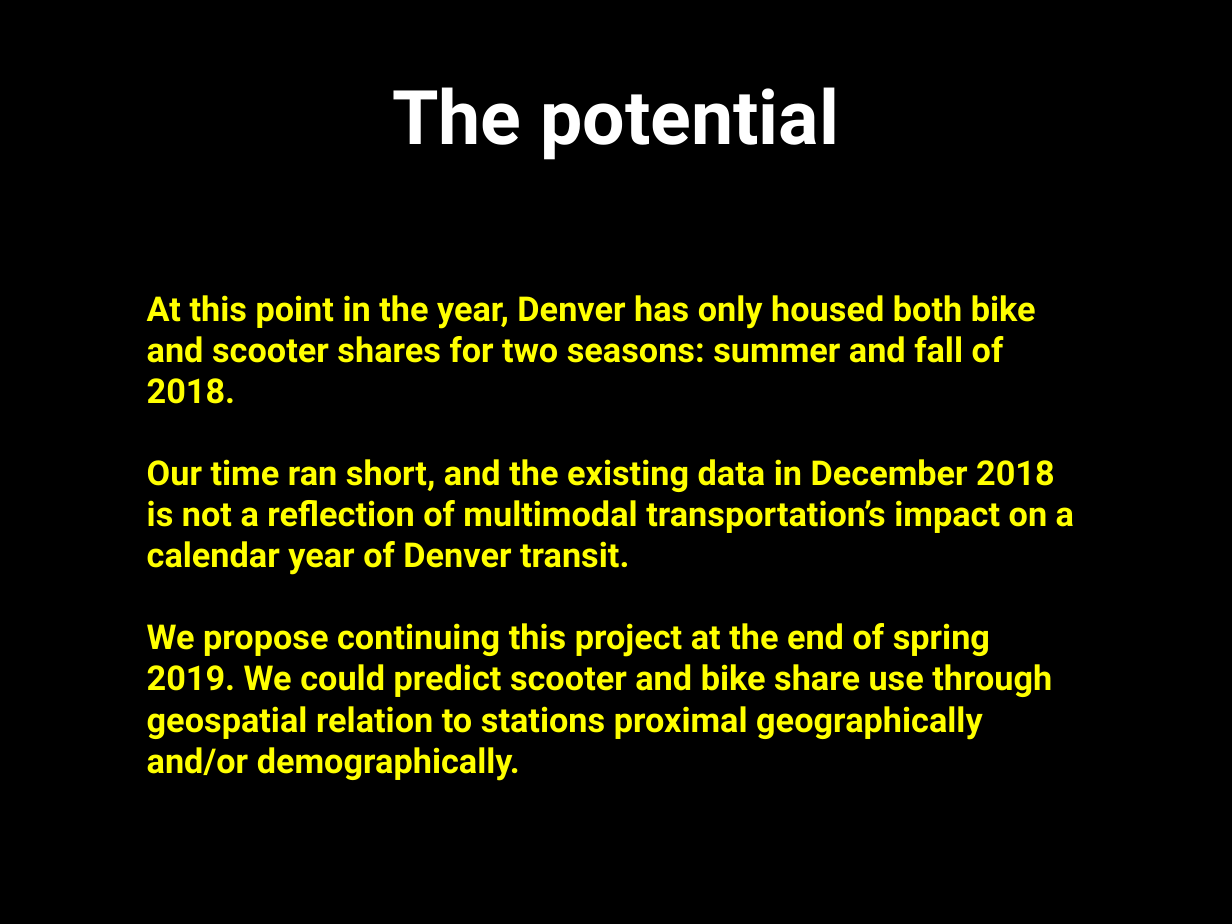
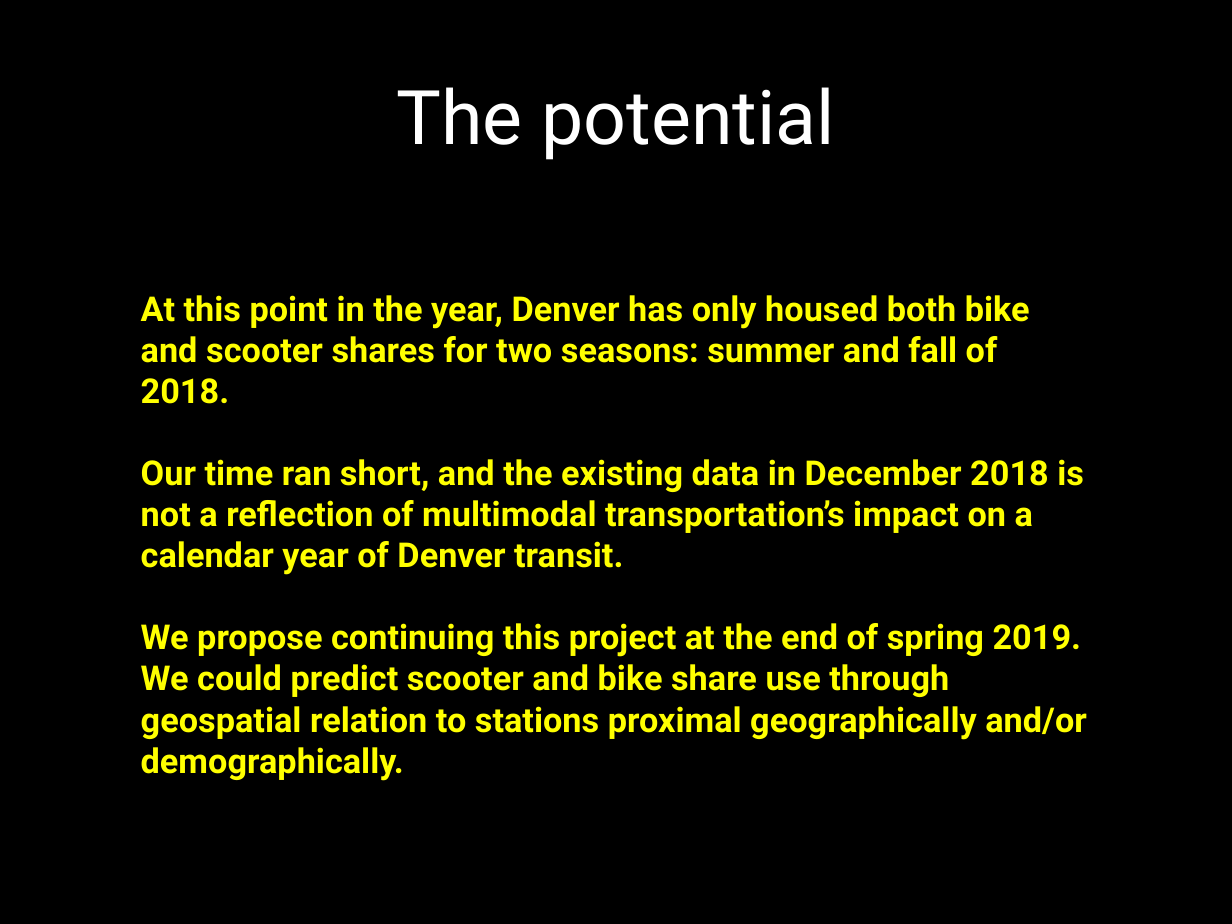
Before and after one commit to Colorado-Data-Analytics-Challenge/GeneralAssembly, a slide deck: slide 10 of GeneralAssembly_Last Mile Denver Smart Data Analytics.pptx. Drawn at 1232x924 pixels with LibreOffice and Linux fonts; fonts in the diff are those of the drawing. Boxes give left, top, right and bottom in pixels: in the first picture for what was removed or moved away, otherwise in the second. Text is boxed around its words. In the diff, an @@ line names an element or a change of style, - is before the commit and + after.

```diff
--- a/GeneralAssembly_Last Mile Denver Smart Data Analytics.pptx
+++ b/GeneralAssembly_Last Mile Denver Smart Data Analytics.pptx
@@ title "The potential" at <box>397,87,834,160</box>: bold off @@
@@ text "At this point in the ..." rewrapped from <box>147,295,1074,781</box> to <box>141,295,1087,781</box> @@
```
Also in this commit, not shown: 9 other slides changed, 1 slide removed.
